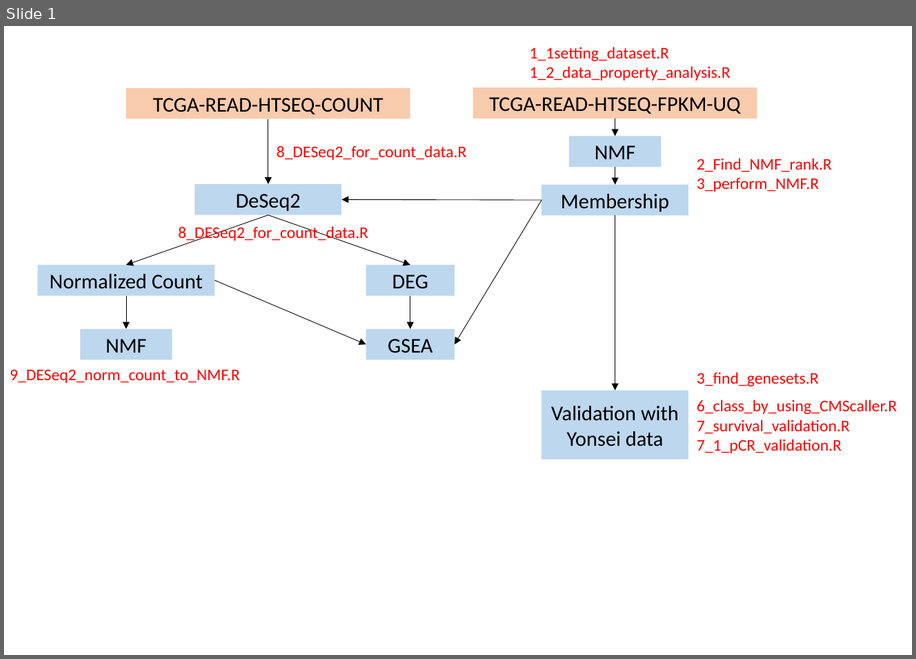
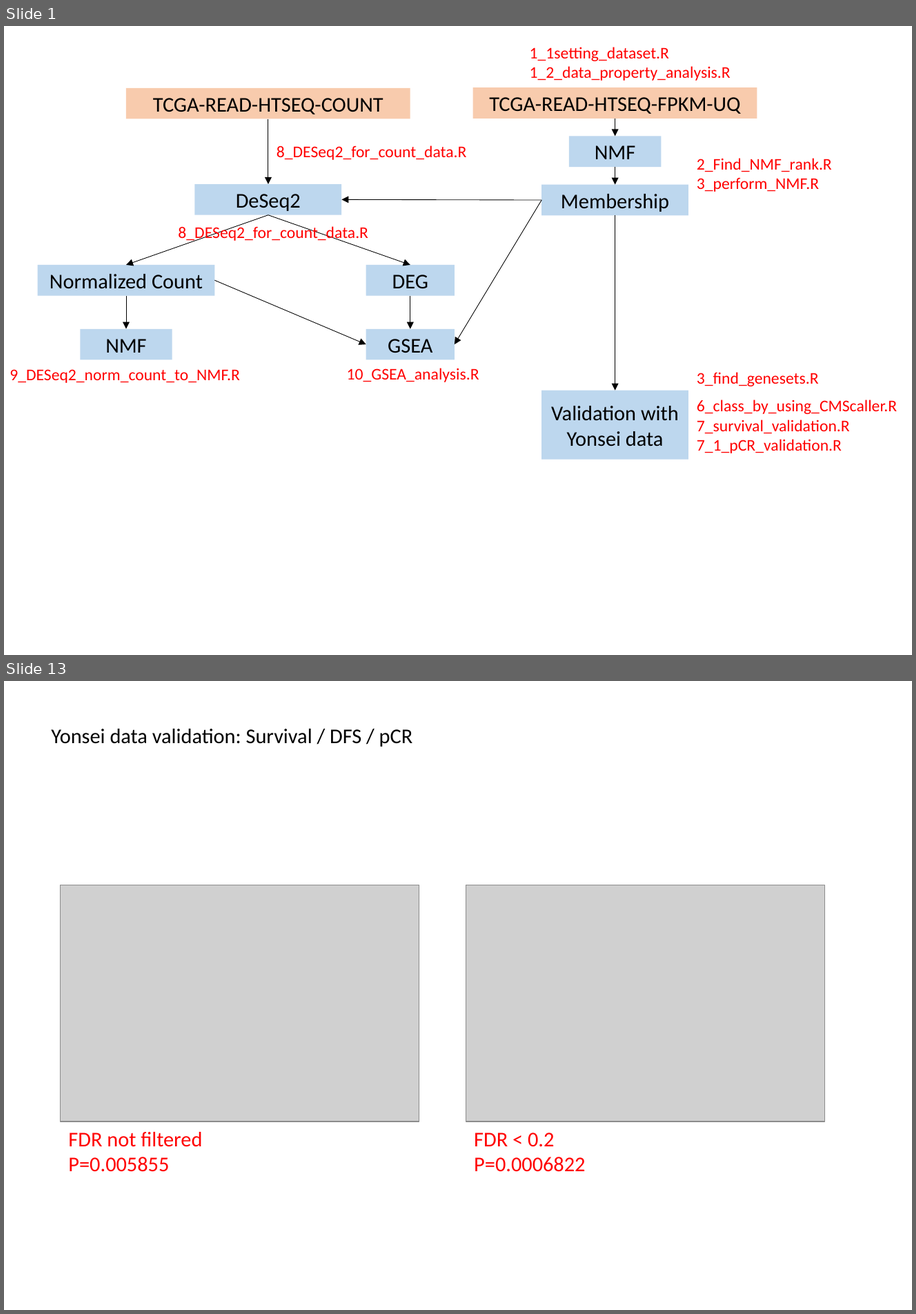
Before and after one commit to leeym950/NMF_Rectal_Cancer, a slide deck: Introduction.pptx. Shown one above the other, each under a label of ours: slide 1 before the commit, slides 1 and 13 after it; the slides between them are not shown. The pictures are 916x659 and 916x1314 pixels, drawn with LibreOffice and Linux fonts; fonts in the diff are those of the drawing; grey boxes stand for pictures. Boxes give left, top, right and bottom in pixels: in the first picture for what was removed or moved away, otherwise in the second. Text is boxed around its words. In the diff, an @@ line names an element or a change of style, - is before the commit and + after.

```diff
--- a/Introduction.pptx
+++ b/Introduction.pptx
@@ slide 13 added at <box>4,681,912,1310</box>, background #FFFFFF @@
@@ text added at <box>51,729,413,747</box>, 18 pt, text #000000 @@
+Yonsei data validation: Survival / DFS / pCR
@@ picture added at <box>60,885,419,1121</box> @@
@@ picture added at <box>466,885,825,1121</box> @@
@@ text added at <box>68,1132,202,1172</box>, 18 pt, text #FF0000 @@
+FDR not filtered
+P=0.005855
@@ text added at <box>474,1132,585,1172</box>, 18 pt, text #FF0000 @@
+FDR < 0.2
+P=0.0006822
@@ slide 1 changed as well @@
@@ text added at <box>347,368,479,382</box>, 14 pt, text #FF0000 @@
+10_GSEA_analysis.R
```
Also in this commit, not shown: 17 other slides added.
